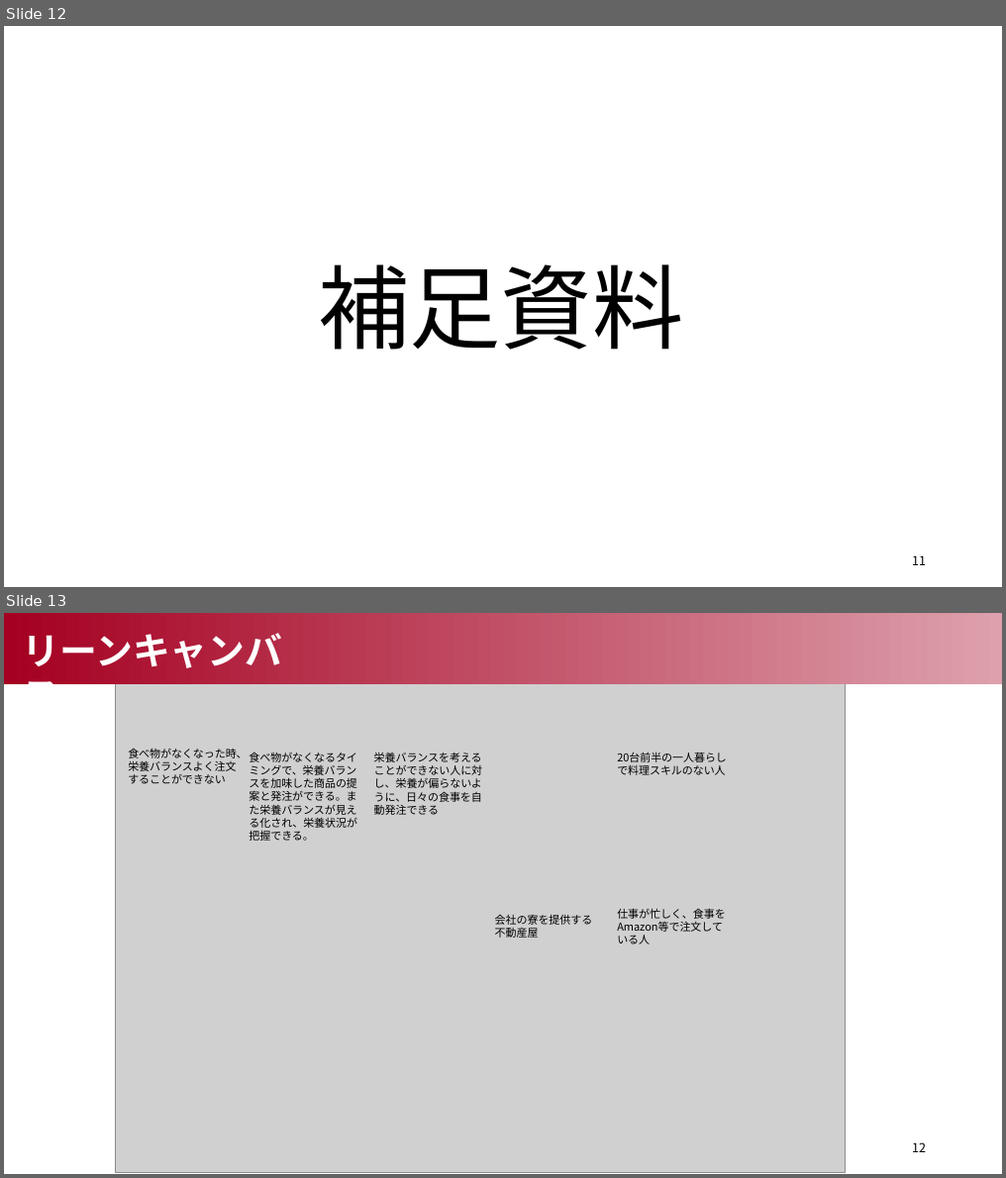
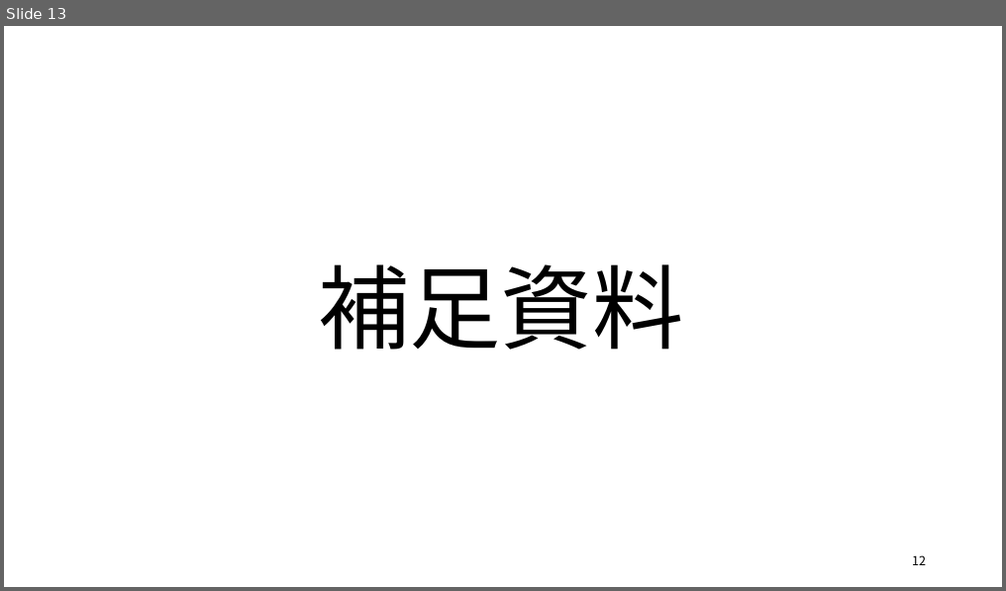
Before and after one commit to Smart-SE/sse2019-group5, a slide deck: spec/K1_group5_Presentation.pptx. Shown one above the other, each under a label of ours: slides 12 and 13 before the commit, slide 13 after it. The pictures are 1006x1178 and 1006x591 pixels, drawn with LibreOffice and Linux fonts; fonts in the diff are those of the drawing; grey boxes stand for pictures. Boxes give left, top, right and bottom in pixels: in the first picture for what was removed or moved away, otherwise in the second. Text is boxed around its words. In the diff, an @@ line names an element or a change of style, - is before the commit and + after.

```diff
--- a/spec/K1_group5_Presentation.pptx
+++ b/spec/K1_group5_Presentation.pptx
@@ slide 13 removed at <box>4,613,1002,1174</box>, background #FFFFFF @@
@@ rectangle removed at <box>4,613,1002,684</box> @@
@@ text removed at <box>23,633,283,684</box> @@
-リーンキャンバス
@@ picture removed at <box>115,680,846,1173</box> @@
@@ text removed at <box>128,748,247,784</box> @@
-食べ物がなくなった時、
-栄養バランスよく注文
-することができない
@@ text removed at <box>249,752,357,841</box> @@
-食べ物がなくなるタイ
-ミングで、栄養バラン
-スを加味した商品の提
-案と発注ができる。ま
-た栄養バランスが見え
-る化され、栄養状況が
-把握できる。
@@ text removed at <box>374,753,482,815</box> @@
-栄養バランスを考える
-ことができない人に対
-し、栄養が偏らないよ
-うに、日々の食事を自
-動発注できる
@@ text removed at <box>617,753,727,775</box> @@
-20台前半の一人暮らし
-で料理スキルのない人
@@ text removed at <box>617,908,725,945</box> @@
-仕事が忙しく、食事を
-Amazon等で注文して
-いる人
@@ text removed at <box>495,915,593,938</box> @@
-会社の寮を提供する
-不動産屋
@@ page number removed at <box>912,1143,926,1153</box> @@
-12
@@ what was slide 12 is now slide 13 @@
@@ page number at <box>912,556,926,566</box>: text changed @@
-11
+12
```
Also in this commit, not shown: 8 slides changed, 2 slides added, 5 other slides removed.
